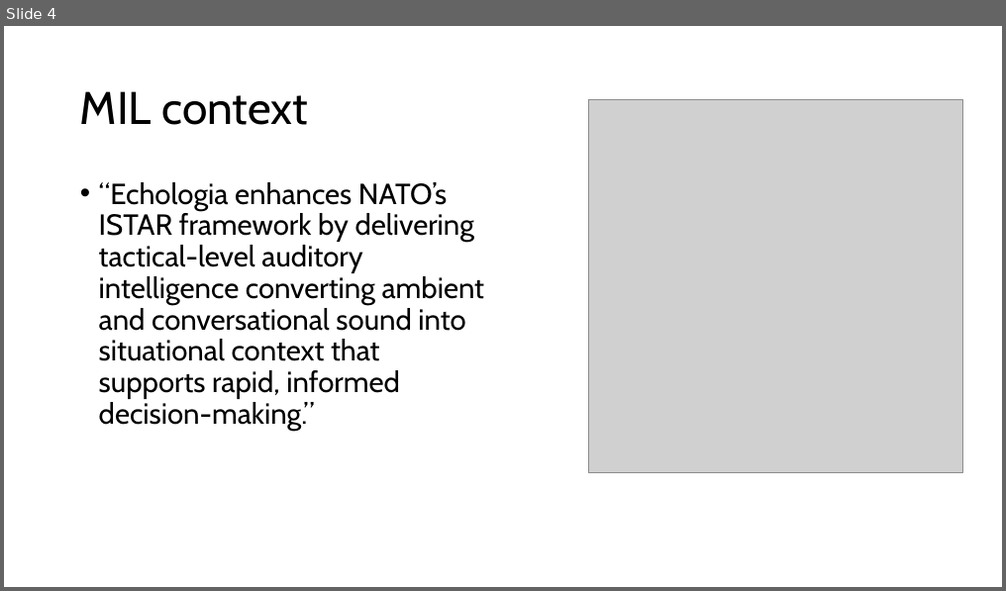
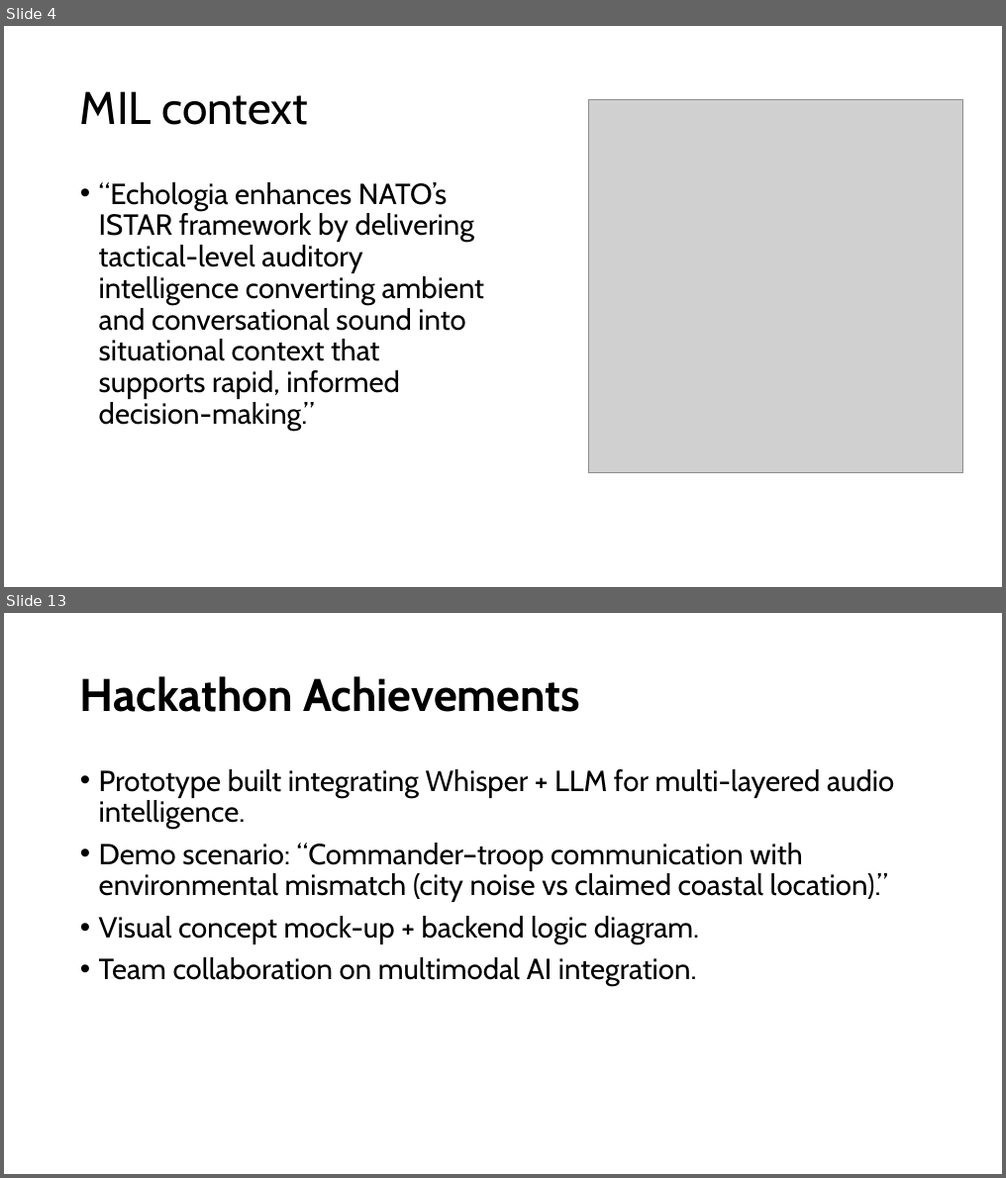
Before and after one commit to Larsters/echologia, a slide deck: resources/Presentation_EcoLogia.pptx. Shown one above the other, each under a label of ours: slide 4 before the commit, slides 4 and 13 after it; the slides between them are not shown. The pictures are 1006x591 and 1006x1178 pixels, drawn with LibreOffice and Linux fonts; fonts in the diff are those of the drawing; grey boxes stand for pictures. Boxes give left, top, right and bottom in pixels: in the first picture for what was removed or moved away, otherwise in the second. Text is boxed around its words. In the diff, an @@ line names an element or a change of style, - is before the commit and + after.

```diff
--- a/resources/Presentation_EcoLogia.pptx
+++ b/resources/Presentation_EcoLogia.pptx
@@ slide 13 added at [4, 613, 1002, 1174], background #FFFFFF @@
@@ title added at [80, 676, 580, 712], 44 pt, text #000000, bold @@
+Hackathon Achievements
@@ text added at [99, 769, 894, 986], 28 pt, text #000000 @@
+• Prototype built integrating Whisper + LLM for multi-layered audio intelligence.
+• Demo scenario: “Commander–troop communication with environmental mismatch (city noise vs claimed coastal location).”
+• Visual concept mock-up + backend logic diagram.
+• Team collaboration on multimodal AI integration.
```
Also in this commit, not shown: 1 slide changed, 9 other slides added, 2 other files.
